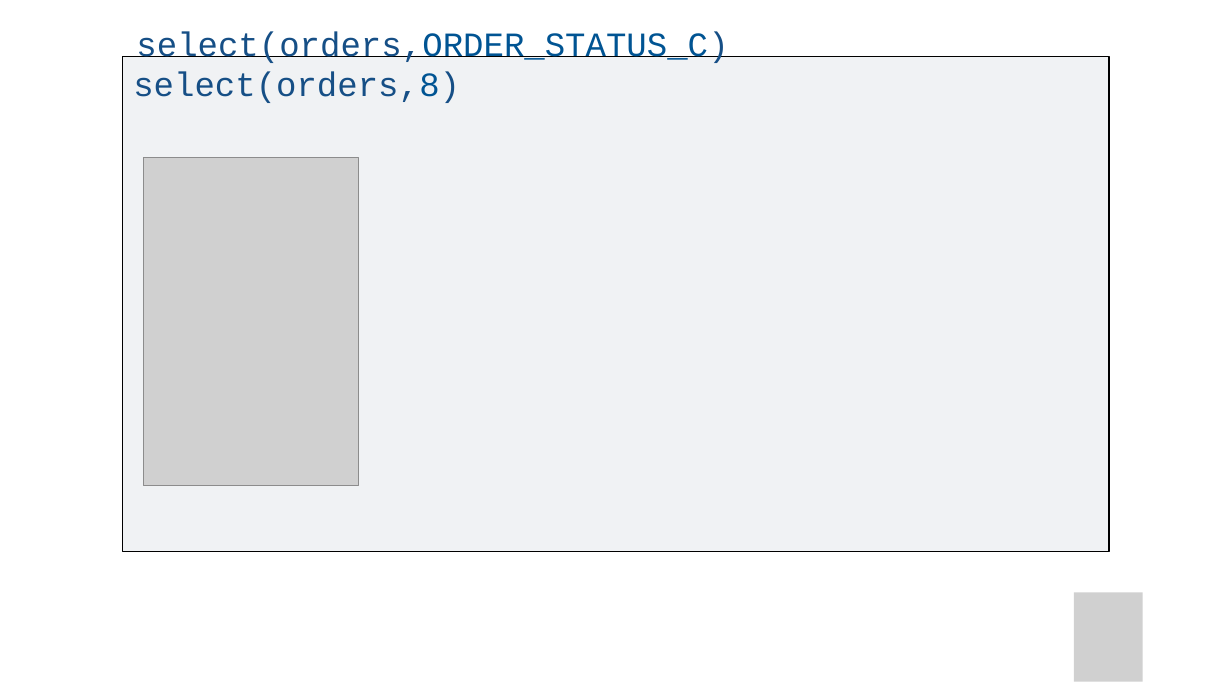
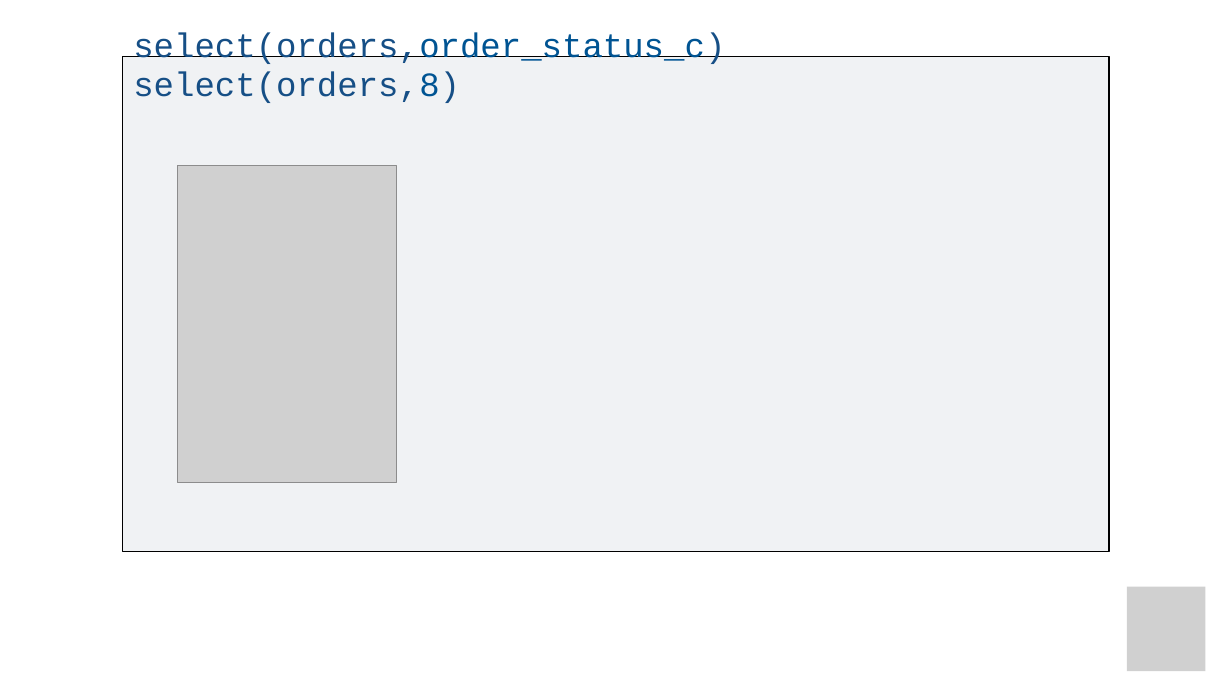
Before and after one commit to amromeo/api_r2020, a slide deck: slide 19 of 03 - Transform.pptx. Drawn at 1232x693 pixels with LibreOffice and Linux fonts; fonts in the diff are those of the drawing; grey boxes stand for pictures. Boxes give left, top, right and bottom in pixels: in the first picture for what was removed or moved away, otherwise in the second. Text is boxed around its words. In the diff, an @@ line names an element or a change of style, - is before the commit and + after.

Commit message:
select changes

```diff
--- a/03 - Transform.pptx
+++ b/03 - Transform.pptx
@@ title at (x1=133, y1=32, x2=725, y2=64): text changed @@
-select(orders,ORDER_STATUS_C)
+select(orders,order_status_c)
@@ picture resized from (x1=143, y1=158, x2=359, y2=486) to (x1=177, y1=165, x2=397, y2=482) @@
@@ picture resized from (x1=1074, y1=592, x2=1142, y2=682) to (x1=1128, y1=587, x2=1206, y2=671) @@
```
Also in this commit, not shown: 24 other slides changed, 1 slide added, 1 other file.
